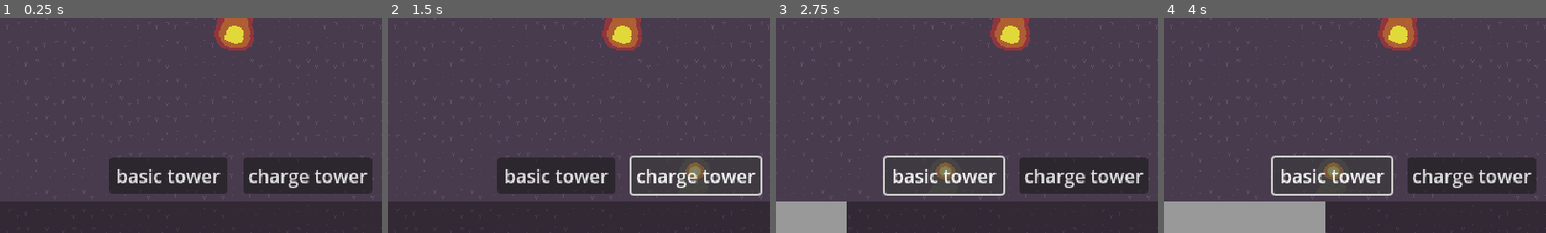
Above: before the commit, frames 1-4 (left to right).
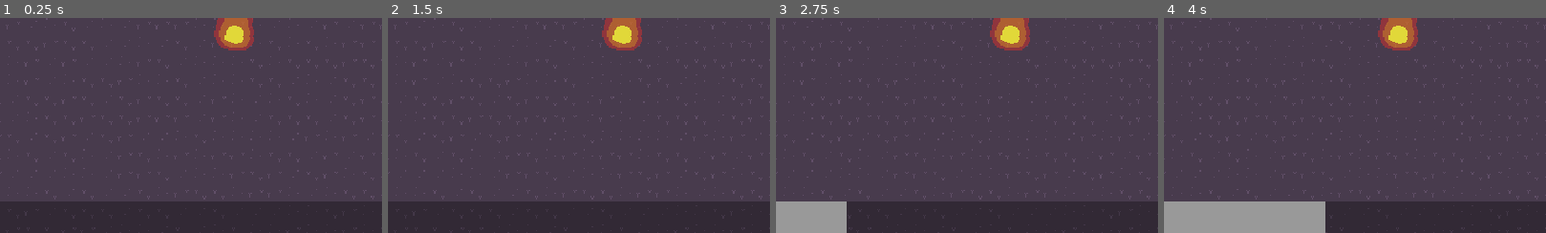
Above: after the commit, the same moments.

Repository: sushitoad/tower-defense-prototype
Game: Godot game, scene res://scenes/test_scene.tscn
Two runs of this game, one before a commit and one after it. Both use one fixed random seed, a clock stepped at 60 frames per second and the inputs below.
Inputs (mouse positions are % of the whole screen's width and height, from its top left):
- Up to frame 1 (0.25 s): no input
- Up to frame 2 (1.5 s): click (41, 87) at 0.5 s, where only the run before the commit has a clickable "basic tower"; click (59, 87) at 1.25 s, where only the run before the commit has a clickable "charge tower"
- Up to frame 3 (2.75 s): click (41, 87) at 2 s, where only the run before the commit has a clickable "basic tower"
- Up to frame 4 (4 s): click (59, 87) at 2.75 s, where only the run before the commit has a clickable "charge tower"; click (41, 87) at 3.5 s, where only the run before the commit has a clickable "basic tower"
The pictures show only the part of the screen within x 19-69%, y 50-100%; the shares and areas given below are measured in that part.

The runs differ from the first frame. In frame 1, 11% of the frame differs, in the area x 28-98%, y 64-82%; in frame 2, 7.2%; in frame 3, 7.5%; in frame 4, 7.5%.

Commit message:
charge timer fully working

Diff:
--- a/scenes/build_ui.tscn
+++ b/scenes/build_ui.tscn
@@ -68,6 +68,7 @@
 grow_vertical = 0
 text = "charge tower"
 
+[connection signal="chargeAmountChanged" from="CanvasLayer/ChargeBar" to="." method="ToggleTowerButtons"]
 [connection signal="timeout" from="CanvasLayer/ChargeBar/ChargeTimer" to="CanvasLayer/ChargeBar" method="_on_charge_timer_timeout"]
 [connection signal="mouse_entered" from="CanvasLayer/BasicTowerButton" to="." method="_on_button_mouse_entered"]
 [connection signal="mouse_exited" from="CanvasLayer/BasicTowerButton" to="." method="_on_button_mouse_exited"]
--- a/scripts/build_ui.gd
+++ b/scripts/build_ui.gd
@@ -1,12 +1,20 @@
 extends Control
-
 
 var isMouseOverButton: bool = false
 
-#use enums and match to feed tower type into other scripts
+func _ready() -> void:
+	ToggleTowerButtons()
 
 func _on_button_mouse_entered() -> void:
 	isMouseOverButton = true
 
 func _on_button_mouse_exited() -> void:
 	isMouseOverButton = false
+
+func ToggleTowerButtons():
+	if $CanvasLayer/ChargeBar.numberOfCharges <= 0:
+		$CanvasLayer/BasicTowerButton.visible = false
+		$CanvasLayer/ChargeTowerButton.visible = false
+	else:
+		$CanvasLayer/BasicTowerButton.visible = true
+		$CanvasLayer/ChargeTowerButton.visible = true
--- a/scripts/charge_bar.gd
+++ b/scripts/charge_bar.gd
@@ -1,11 +1,13 @@
 extends ProgressBar
 
+signal chargeAmountChanged
 @export var timeToCharge: float = 10
 var numberOfCharges: int = 0
 @onready var chargeTimer: Timer = $ChargeTimer
 
 func _ready() -> void:
 	max_value = timeToCharge
+	value = 0
 	chargeTimer.wait_time = timeToCharge
 	chargeTimer.start()
 
@@ -20,8 +22,7 @@
 	if numberOfCharges < 0:
 		numberOfCharges = 0
 	print(numberOfCharges)
-	if numberOfCharges == 0:
-		pass #hide the tower buttons
+	chargeAmountChanged.emit()
 
 func _on_basic_tower_button_pressed() -> void:
 	AddCharges(-1)
